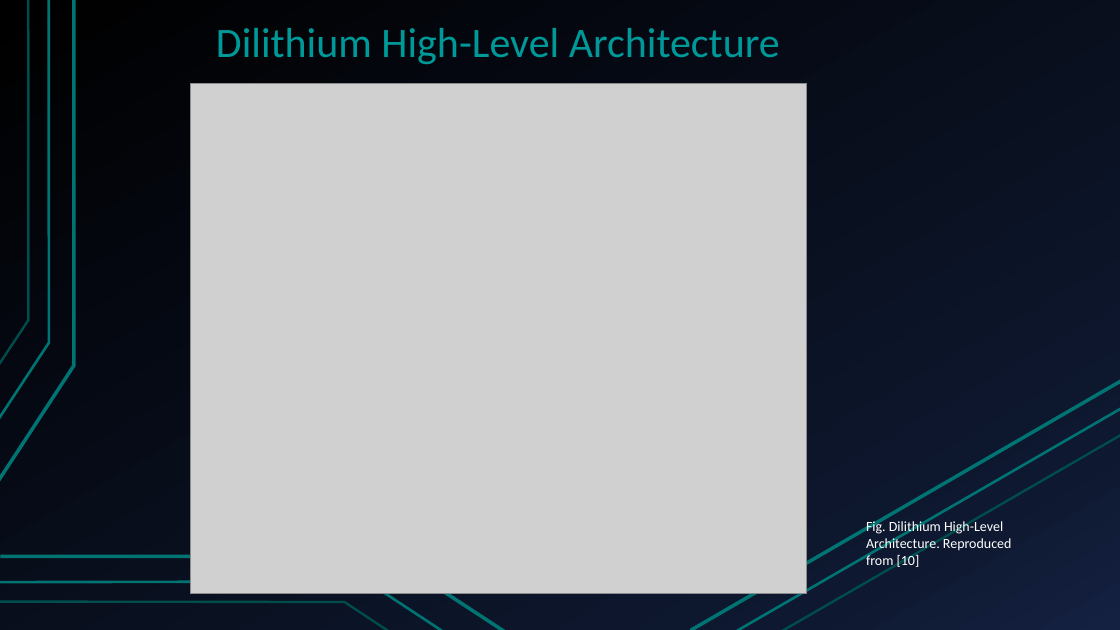
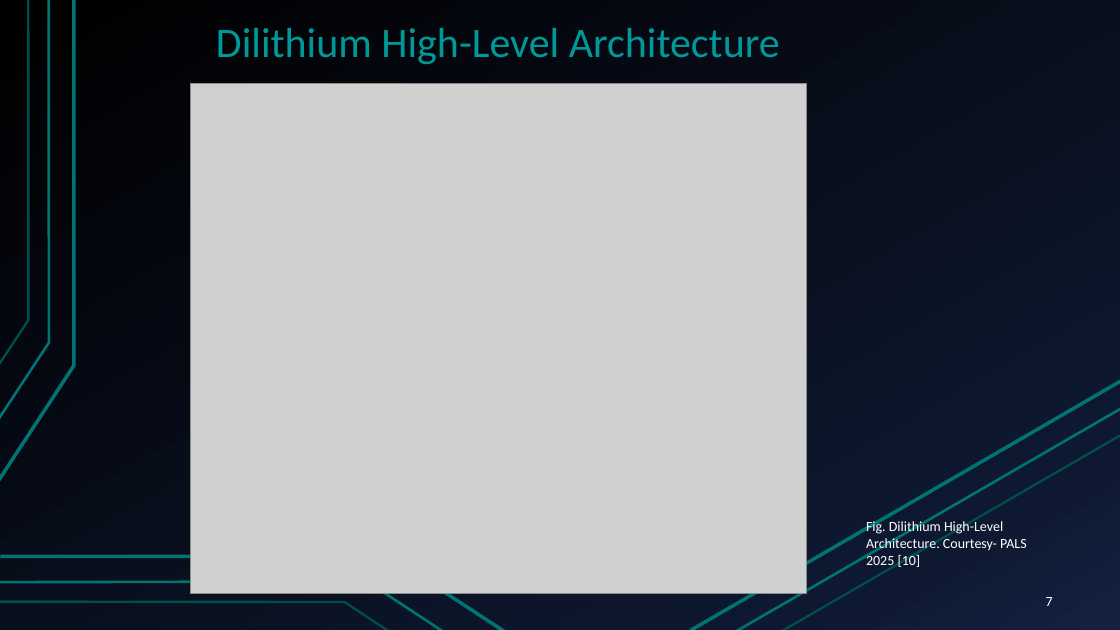
Before and after one commit to AbdulAhad36/dilithium-hp-hw, a slide deck: slide 7 of docs/report/midyear-evalutaion-presentation.pptx (slide 8 before the commit). Drawn at 1120x630 pixels with LibreOffice and Linux fonts; fonts in the diff are those of the drawing; grey boxes stand for pictures. Boxes give left, top, right and bottom in pixels: in the first picture for what was removed or moved away, otherwise in the second. Text is boxed around its words. In the diff, an @@ line names an element or a change of style, - is before the commit and + after.

```diff
--- a/docs/report/midyear-evalutaion-presentation.pptx
+++ b/docs/report/midyear-evalutaion-presentation.pptx
@@ text at [866,519,1027,569]: text changed @@
-Fig. Dilithium High-Level Architecture. Reproduced from [10]
+Fig. Dilithium High-Level Architecture. Courtesy- PALS 2025 [10]
@@ page number added at [1046,597,1053,606], 12 pt, text #FFFFFF @@
+7
```
Also in this commit, not shown: 16 other slides changed, 2 slides added, 1 slide removed, 9 other files.
